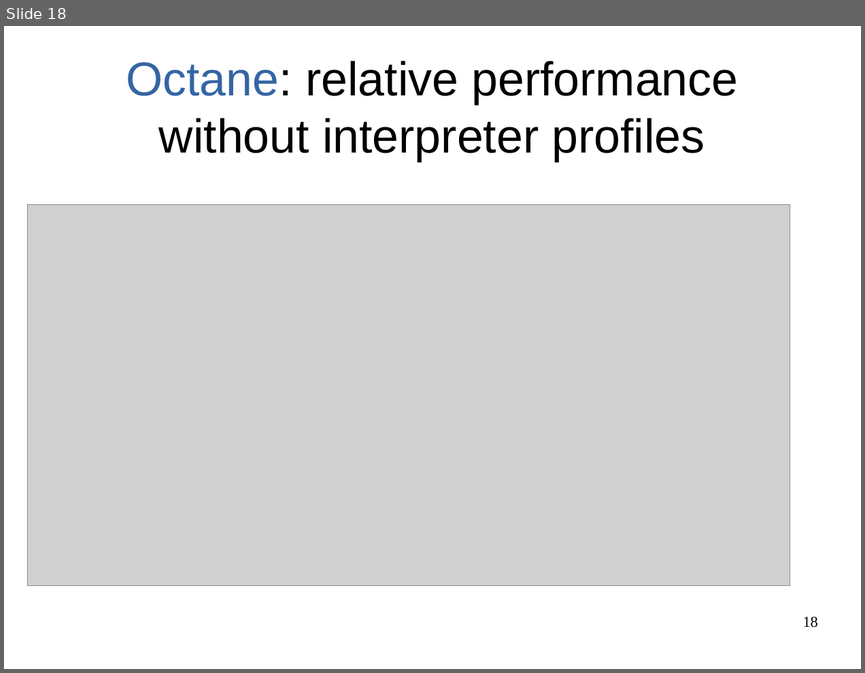
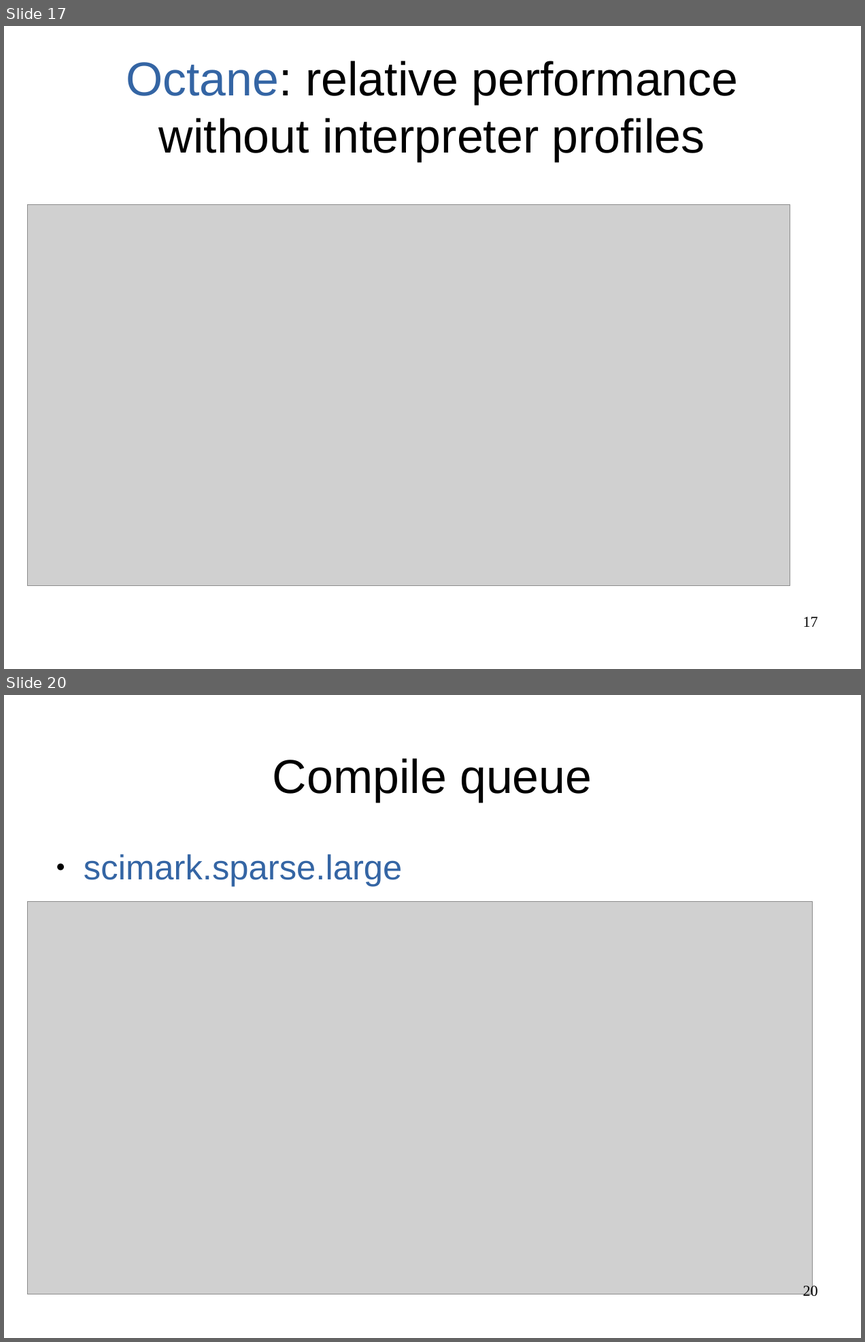
Before and after one commit to mohlerm/hotspot, a slide deck: presentation/profile_caching_mohlerm_presentation.odp. Shown one above the other, each under a label of ours: slide 18 before the commit, slides 17 and 20 after it; the slides between them are not shown. The pictures are 865x673 and 865x1342 pixels, drawn with LibreOffice and Linux fonts; fonts in the diff are those of the drawing; grey boxes stand for pictures. Boxes give left, top, right and bottom in pixels: in the first picture for what was removed or moved away, otherwise in the second. Text is boxed around its words. In the diff, an @@ line names an element or a change of style, - is before the commit and + after.

```diff
--- a/presentation/profile_caching_mohlerm_presentation.odp
+++ b/presentation/profile_caching_mohlerm_presentation.odp
@@ slide 20 added at <box>4,695,861,1338</box>, background #FFFFFF @@
@@ title added at <box>273,758,592,802</box>, 44 pt, text #000000 @@
+Compile queue
@@ text added at <box>84,854,402,887</box>, 32 pt, text #3465A4 @@
+● scimark.sparse.large
@@ picture added at <box>27,901,813,1293</box> @@
@@ page number added at <box>803,1283,818,1299</box>, 14 pt, text #000000 @@
+20
@@ what was slide 18 is now slide 17 @@
@@ page number at <box>803,616,818,626</box>: text changed @@
-18
+17
```
Also in this commit, not shown: 2 slides changed, 3 other slides added, 1 slide removed, 4 other files.
